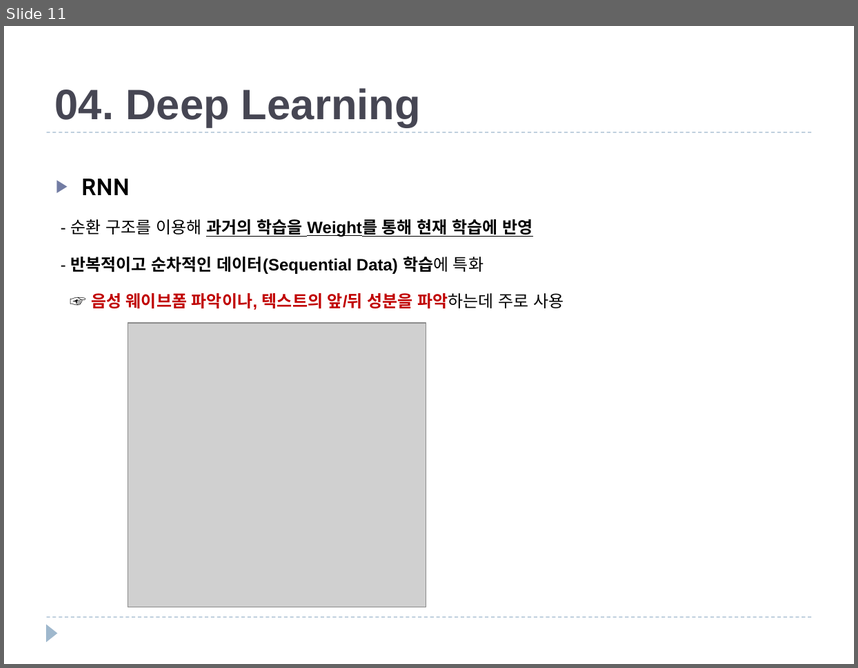
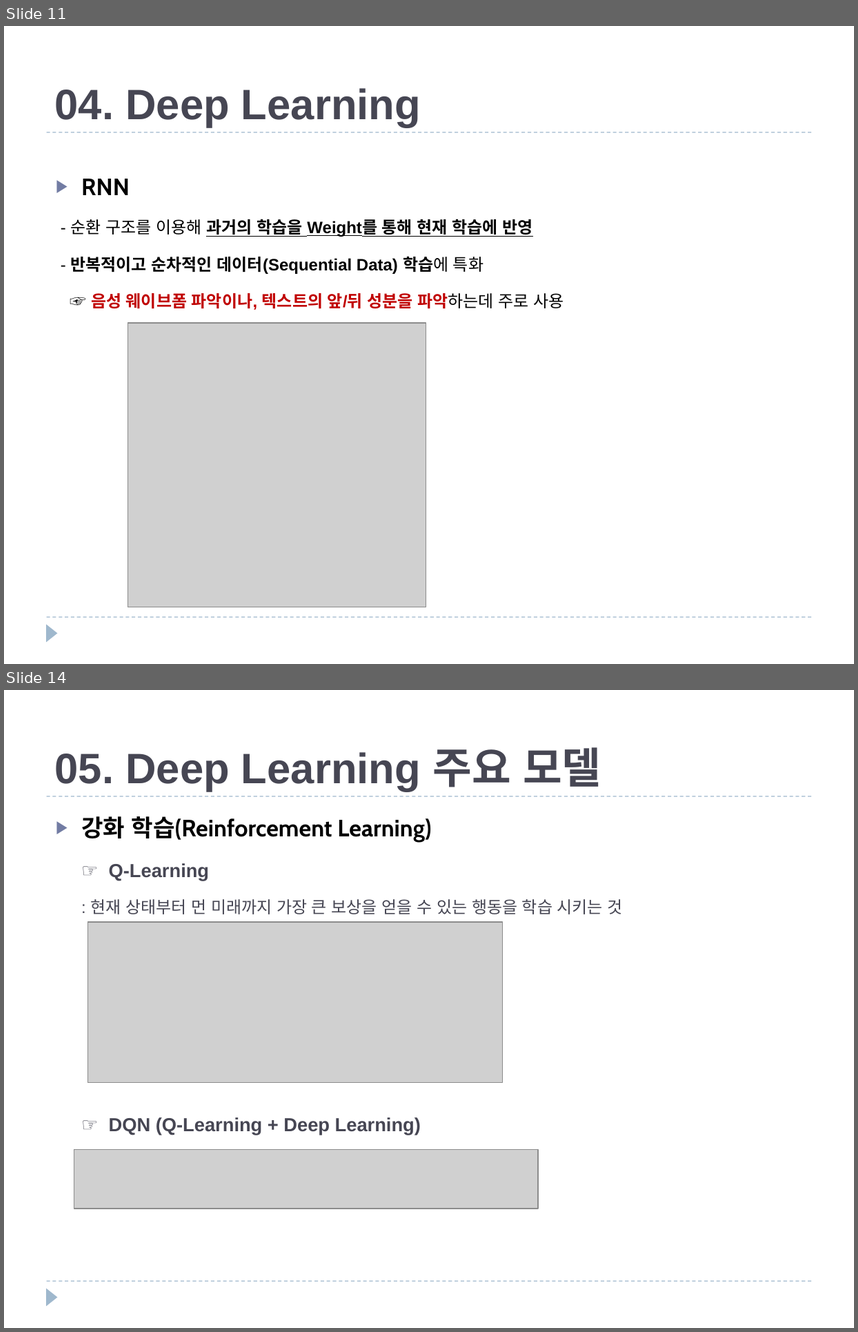
Before and after one commit to JXXA/JXXAGit, a slide deck: Machine Learning 개념과 종류.pptx. Shown one above the other, each under a label of ours: slide 11 before the commit, slides 11 and 14 after it; the slides between them are not shown. The pictures are 858x668 and 858x1332 pixels, drawn with LibreOffice and Linux fonts; fonts in the diff are those of the drawing; grey boxes stand for pictures. Boxes give left, top, right and bottom in pixels: in the first picture for what was removed or moved away, otherwise in the second. Text is boxed around its words. In the diff, an @@ line names an element or a change of style, - is before the commit and + after.

Commit message:
Update Machine Learning 개념과 종류.pptx
2020.10.16 Deep Learning 주요모델 정리

```diff
--- a/Machine Learning 개념과 종류.pptx
+++ b/Machine Learning 개념과 종류.pptx
@@ slide 14 added at <box>4,690,854,1328</box>, background #FFFFFF; not listed: 3 template elements that a slide beside it also shows @@
@@ title added at <box>55,747,601,791</box>, 36 pt, text #464653, bold @@
+05. Deep Learning 주요 모델
@@ text added at <box>81,816,623,1134</box>, 16 pt, text #464653, bold @@
+▶ 강화 학습(Reinforcement Learning)
+  ☞ Q-Learning
+  : 현재 상태부터 먼 미래까지 가장 큰 보상을 얻을 수 있는 행동을 학습 시키는 것
+  ☞ DQN (Q-Learning + Deep Learning)
@@ picture added at <box>87,922,502,1083</box> @@
@@ picture added at <box>74,1149,539,1208</box> @@
```
Also in this commit, not shown: 5 other slides added.
